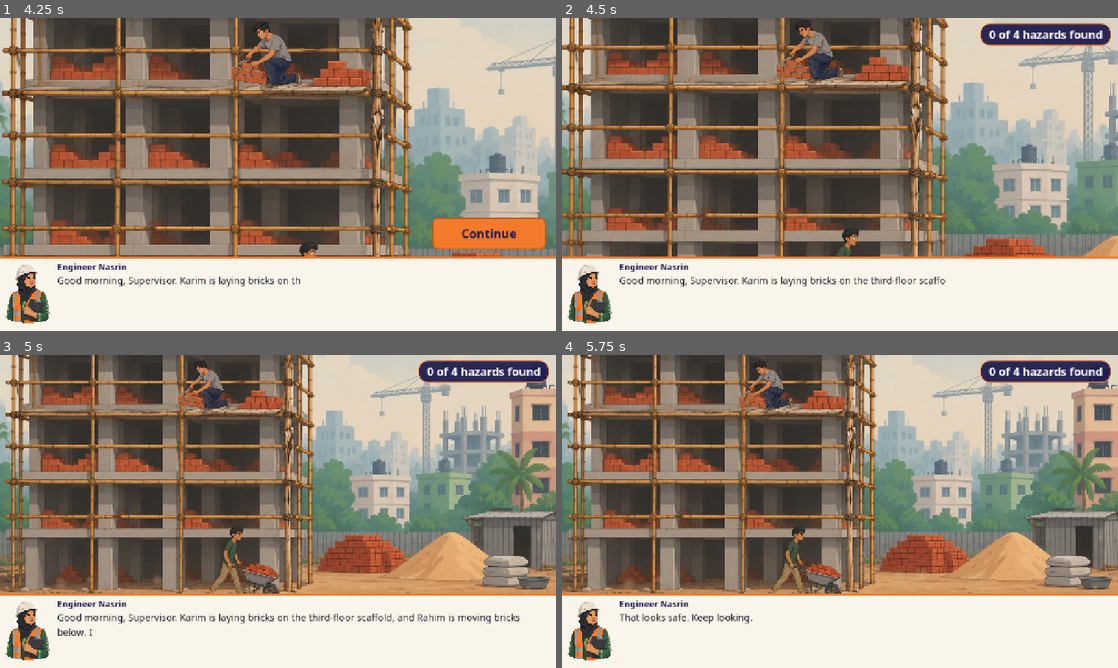
Above: before the commit, frames 1-4 (two rows, left to right).
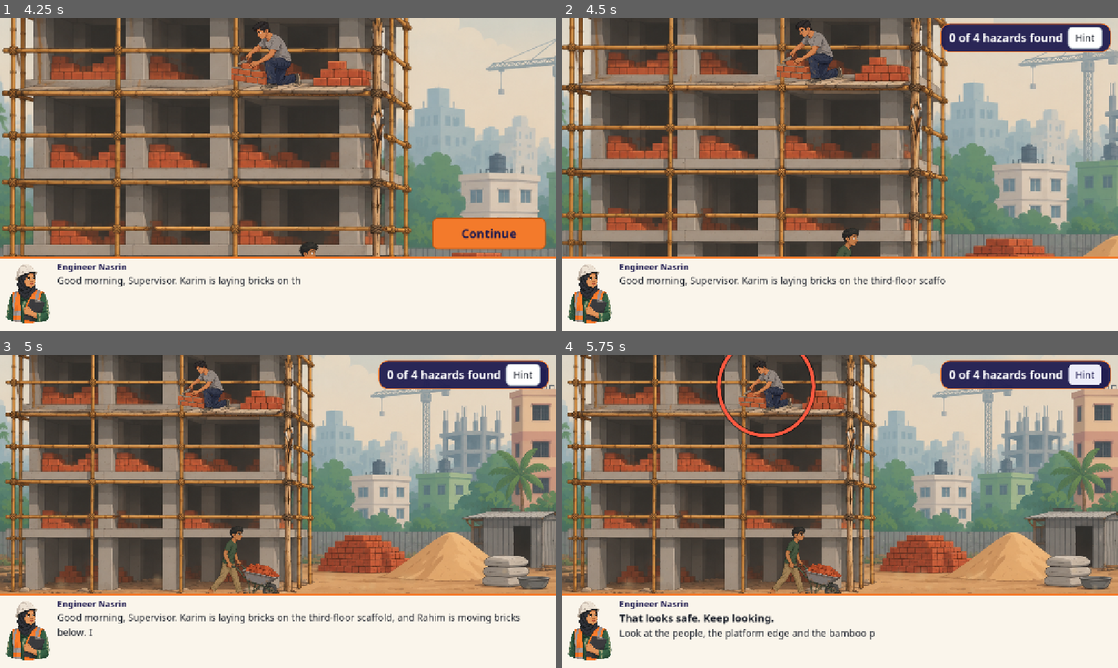
Above: after the commit, the same moments.

Repository: shourovrm/hazard-hunt
Game: Godot game, scene res://game/main_menu.tscn
The game is run twice, just before and just after one commit, with the same random seed, the same clock (stepped at 60 frames per second) and the same inputs.
Inputs (mouse positions are in pixels of both pictures, inside the frame that each line leads up to):
- Up to frame 1 (4.25 s): click "শুরু করুন" at 0.5 s; click "ফিরে যান" at 1.25 s; click "English" at 2 s; click "Start" at 2.75 s; click "Play" at 3.5 s
- Up to frame 2 (4.5 s): click "Continue" at 4.25 s
- Up to frame 3 (5 s): no input
- Up to frame 4 (5.75 s): click (1084, 373) at 5 s, where only the run after the commit has a clickable "Hint"

Frame 1 is identical in both runs. In frame 2, 2.0% of the frame differs, in the area x 68-99%, y 1-11%; in frame 3, 2.0%; in frame 4, 3.6%, in the area x 10-99%, y 0-91%.

Commit message:
feat: add hunt hint and skip hunt without hazards

Diff:
--- a/game/case_player.gd
+++ b/game/case_player.gd
@@ -66,6 +66,7 @@
 var _tap_catcher: Control
 var _counter_pill: PanelContainer
 var _counter_label: Label
+var _hint_button: Button
 var _all_found_label: Label
 var _continue_button: Button
 var _mentor: MentorPanel
@@ -117,6 +118,10 @@
 	return _session
 
 
+## Continue, a tap on the intro and the test hooks all leave INTRO through begin_hazard_hunt().
+## The session then emits phase_changed for whatever phase it lands in (HAZARD_HUNT, or QUESTIONS
+## for a case without hazards), and _on_phase_changed builds that layout, so this does not
+## branch on the phase itself.
 func skip_intro() -> void:
 	if _session == null or _session.phase != CaseSession.Phase.INTRO:
 		return
@@ -228,10 +233,19 @@
 	column.add_theme_constant_override("separation", 0)
 	column.mouse_filter = Control.MOUSE_FILTER_IGNORE
 	_counter_pill.add_child(column)
+	# The hint sits beside the counter in one row; it is free, so it never touches the mistake count.
+	var counter_row := HBoxContainer.new()
+	counter_row.add_theme_constant_override("separation", 12)
+	counter_row.mouse_filter = Control.MOUSE_FILTER_IGNORE
+	column.add_child(counter_row)
 	_counter_label = Label.new()
 	_counter_label.theme_type_variation = "PillLabel"
 	_counter_label.mouse_filter = Control.MOUSE_FILTER_IGNORE
-	column.add_child(_counter_label)
+	counter_row.add_child(_counter_label)
+	_hint_button = Button.new()
+	_hint_button.add_theme_font_size_override("font_size", 22)
+	_hint_button.pressed.connect(_on_hint_button_pressed)
+	counter_row.add_child(_hint_button)
 	_all_found_label = Label.new()
 	_all_found_label.theme_type_variation = "PillLabel"
 	_all_found_label.add_theme_font_size_override("font_size", 22)
@@ -725,6 +739,20 @@
 		_continue_button.visible = _session.all_hazards_found()
 
 
+## Free help during the hunt. Plays the press sound, then shows the hint like request_hint().
+func _on_hint_button_pressed() -> void:
+	Sfx.play("tap")
+	request_hint()
+
+
+## Pulses the next unfound hazard and makes the mentor say its hint. Costs nothing: it does not
+## touch session.mistakes(), and it does nothing outside the hunt.
+func request_hint() -> void:
+	if _session == null or _session.phase != CaseSession.Phase.HAZARD_HUNT:
+		return
+	_show_hint()
+
+
 ## Continue and Next both move the case on, so both play the "next" sound.
 func _on_advance_button_pressed() -> void:
 	Sfx.play("next")
@@ -889,6 +917,7 @@
 func _refresh_texts() -> void:
 	_continue_button.text = Loc.ui("continue")
 	_next_button.text = Loc.ui("next")
+	_hint_button.text = Loc.ui("hint_button")
 	if _session == null:
 		return
 	_refresh_hazard_counter()
